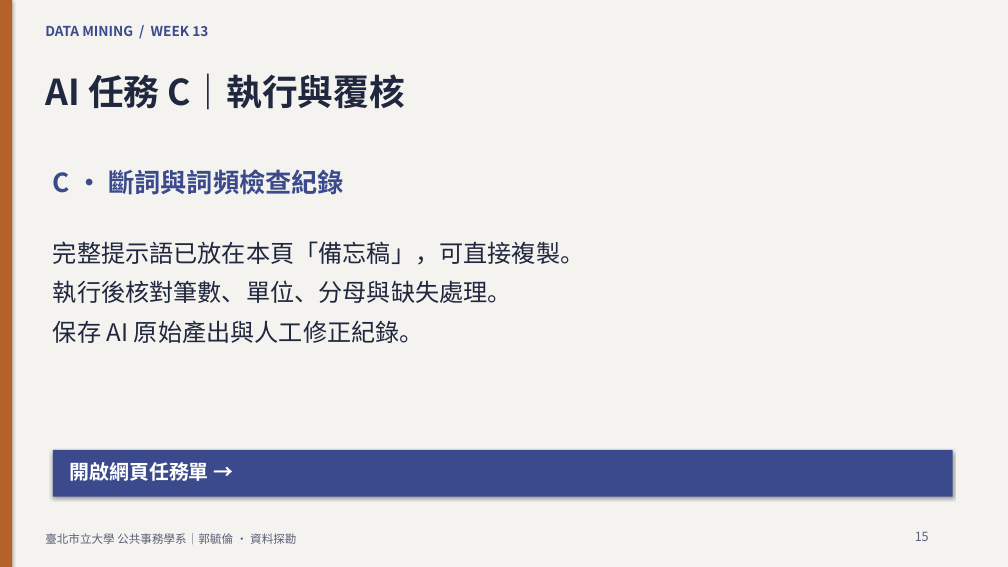
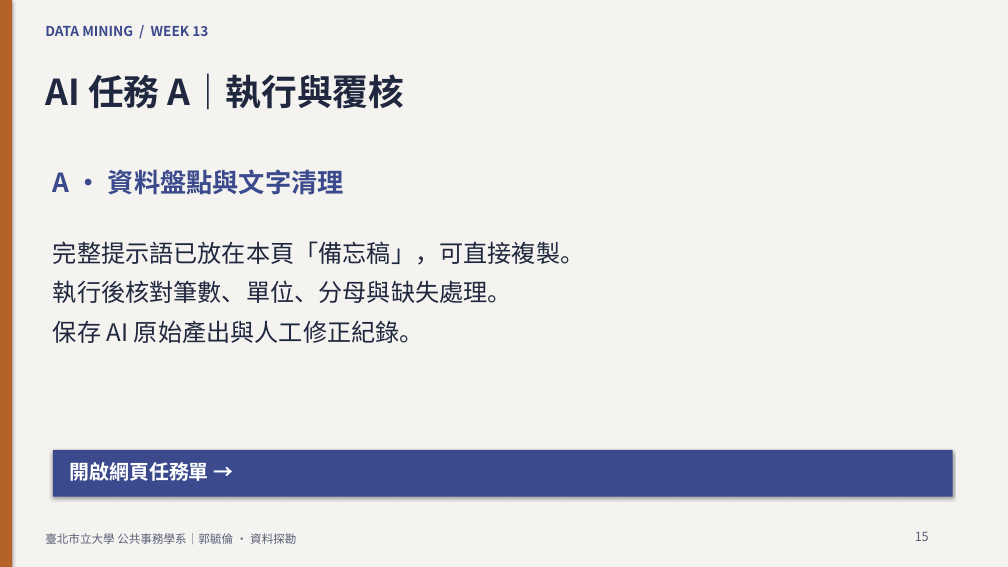
Before and after one commit to knut921/datamining-course, a slide deck: slide 15 of assets/slides/week13.pptx. Drawn at 1008x567 pixels with LibreOffice and Linux fonts; fonts in the diff are those of the drawing. Boxes give left, top, right and bottom in pixels: in the first picture for what was removed or moved away, otherwise in the second. Text is boxed around its words. In the diff, an @@ line names an element or a change of style, - is before the commit and + after.

```diff
--- a/assets/slides/week13.pptx
+++ b/assets/slides/week13.pptx
@@ text at (45, 73, 404, 110): text changed @@
-AI 任務 C｜執行與覆核
+AI 任務 A｜執行與覆核
@@ text at (53, 169, 344, 195): text changed @@
-C · 斷詞與詞頻檢查紀錄
+A · 資料盤點與文字清理
```
Also in this commit, not shown: 8 other slides changed, 2 slides added, 34 other files.
